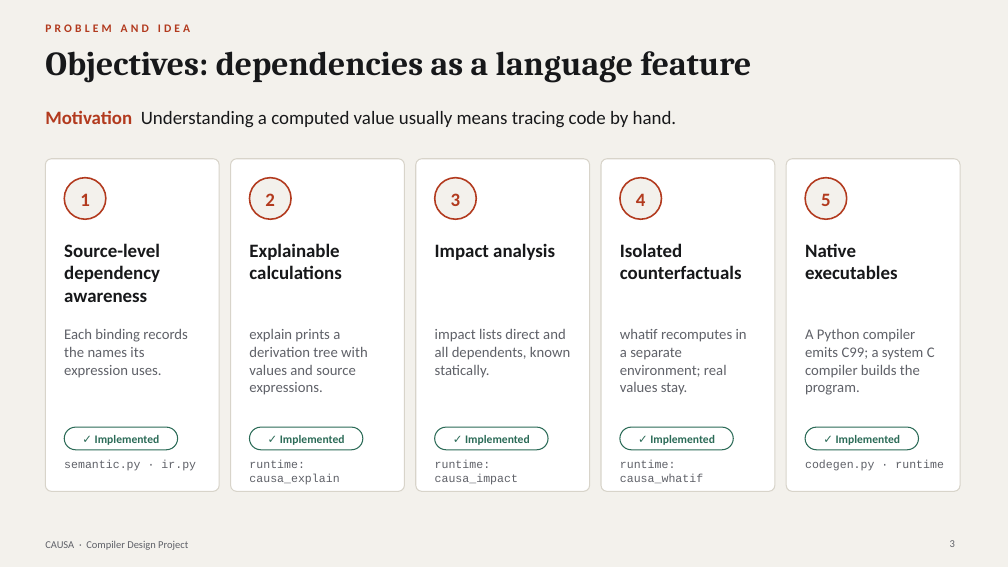
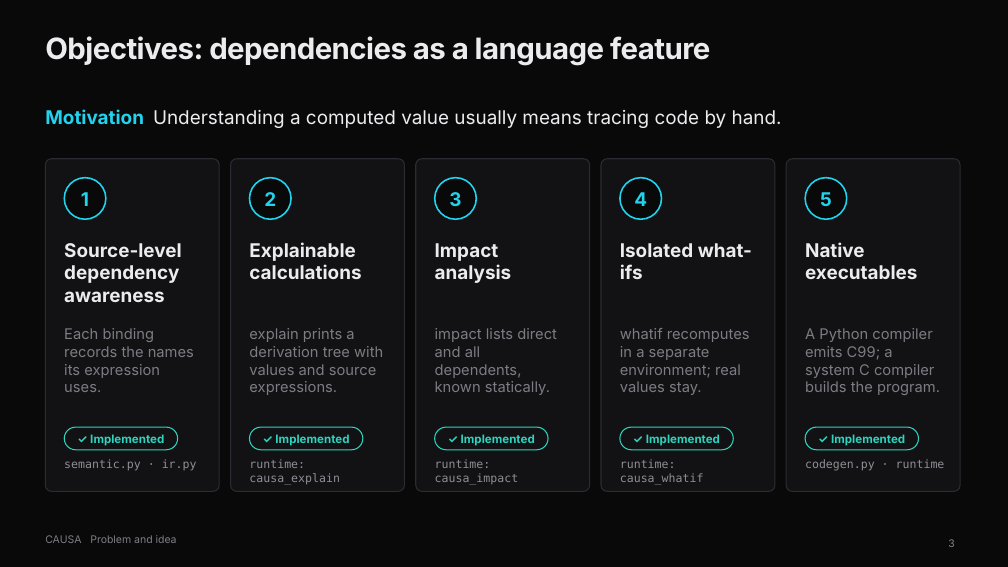
Before and after one commit to ujvall/Causa, a slide deck: slide 3 of presentation/CAUSA_Final_Presentation.pptx. Drawn at 1008x567 pixels with LibreOffice and Linux fonts; fonts in the diff are those of the drawing. Boxes give left, top, right and bottom in pixels: in the first picture for what was removed or moved away, otherwise in the second. Text is boxed around its words. In the diff, an @@ line names an element or a change of style, - is before the commit and + after.

Commit message:
Presentation: matte black theme, Inter typography

```diff
--- a/presentation/CAUSA_Final_Presentation.pptx
+++ b/presentation/CAUSA_Final_Presentation.pptx
@@ background #F3F1EC to #09090A @@
@@ title "Objectives: dependencies as a language ...": place and size @@
-title "Objectives: dependencies as a language ..." at <box>45,51,752,83</box>
+title "Objectives: dependencies as a language ..." at <box>45,36,710,66</box>
@@ title "Objectives: dependencies as a language ..." at <box>45,36,710,66</box>: size 32 to 28 pt, font Cambria to Inter, text colour #17181A to #ECECEE, letter spacing 0 to -0.5 pt @@
@@ text "Motivation Understanding a computed value ..." at <box>45,109,782,128</box>: font Calibri to Inter; text colour #B23A1E to #22D3EE in "Motivation"; text colour #17181A to #ECECEE in "Understanding a computed value usually means tracing ..." @@
@@ fill #FFFFFF to #121214; outline #D8D4CA 1 pt to #2B2B31 1 pt in 5 elements at <box>45,159,219,492</box>, <box>231,159,405,492</box>, <box>416,159,590,492</box>, <box>601,159,775,492</box>, <box>786,159,960,492</box> @@
@@ font Calibri to Inter, text colour #B23A1E to #22D3EE in 5 elements at <box>81,192,89,206</box>, <box>264,192,276,206</box>, <box>449,192,461,206</box>, <box>634,192,647,206</box>, <box>820,192,832,206</box> @@
@@ fill #F3F1EC to #09090A; outline #B23A1E 1.5 pt to #22D3EE 1.5 pt in 5 elements at <box>64,178,106,219</box>, <box>250,178,291,219</box>, <box>435,178,476,219</box>, <box>620,178,662,219</box>, <box>805,178,847,219</box> @@
@@ font Calibri to Inter, text colour #17181A to #ECECEE in 4 elements at <box>64,243,181,302</box>, <box>249,242,361,279</box>, <box>435,243,512,283</box>, <box>805,242,917,279</box> @@
@@ text at <box>620,243,752,279</box>: text changed; font Calibri to Inter; text colour #17181A to #ECECEE @@
-Isolated counterfactuals
+Isolated what-ifs
@@ fill #FFFFFF to #121214; outline #2B6B57 1 pt to #2DD4BF 1 pt in 5 elements at <box>250,427,363,450</box>, <box>435,427,548,450</box>, <box>620,427,734,450</box>, <box>805,427,919,450</box>, <box>64,427,178,450</box> @@
@@ font Calibri to Inter, text colour #2B6B57 to #2DD4BF in 5 elements at <box>90,434,164,446</box>, <box>275,434,349,446</box>, <box>461,434,535,446</box>, <box>646,434,720,446</box>, <box>831,434,905,446</box> @@
@@ font Courier New to DejaVu Sans Mono, text colour #5F6168 to #8E8E96 in 5 elements at <box>64,459,197,471</box>, <box>249,459,340,485</box>, <box>435,459,519,485</box>, <box>620,459,704,485</box>, <box>805,459,945,471</box> @@
@@ text at <box>45,535,177,543</box>: text changed; size 11 to 10 pt; font Calibri to Inter; text colour #B23A1E to #7C7C84; bold off @@
-PROBLEM AND IDEA
+CAUSA Problem and idea
@@ font Calibri to Inter, text colour #5F6168 to #7C7C84 in 6 elements at <box>64,328,194,392</box>, <box>249,328,383,395</box>, <box>435,328,557,395</box>, <box>620,328,750,395</box>, <box>805,328,940,395</box>, <box>948,539,954,547</box> @@
@@ text removed at <box>45,541,188,550</box> @@
-CAUSA · Compiler Design Project
```
Also in this commit, not shown: 19 other slides changed, 3 other files.
